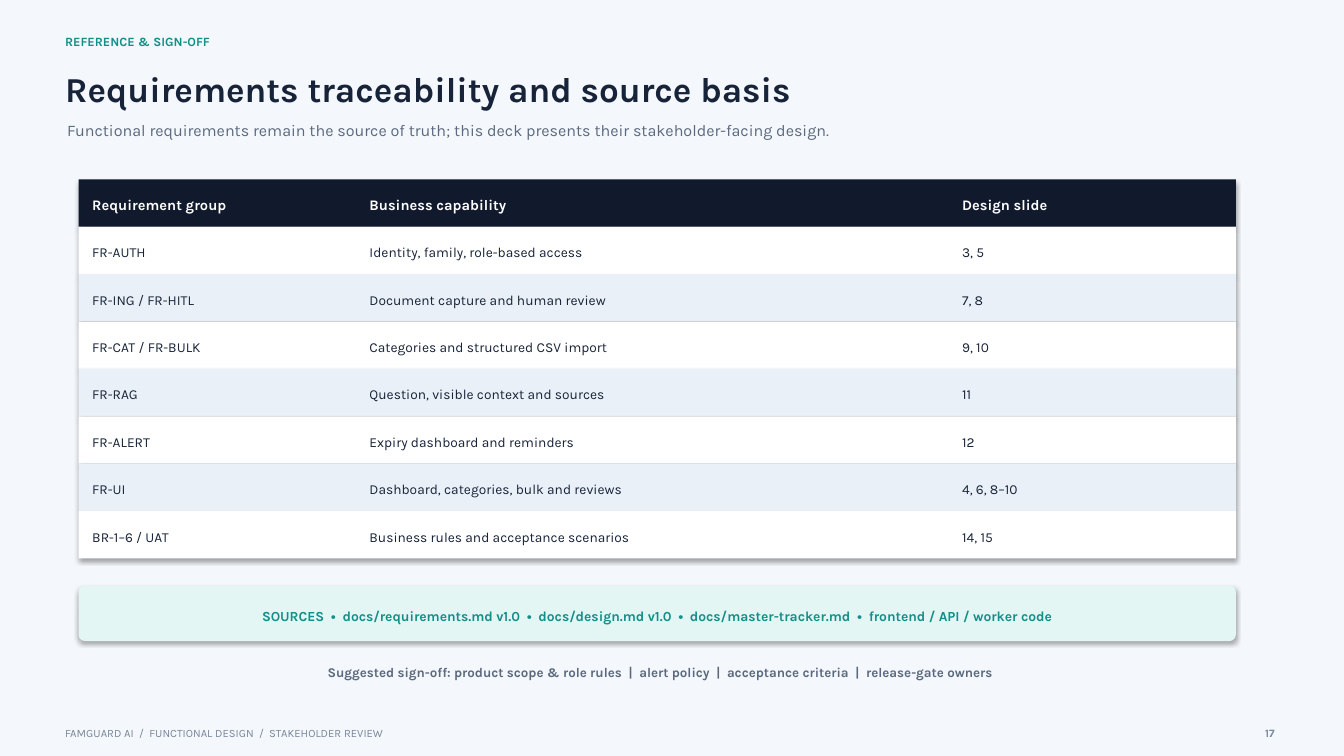
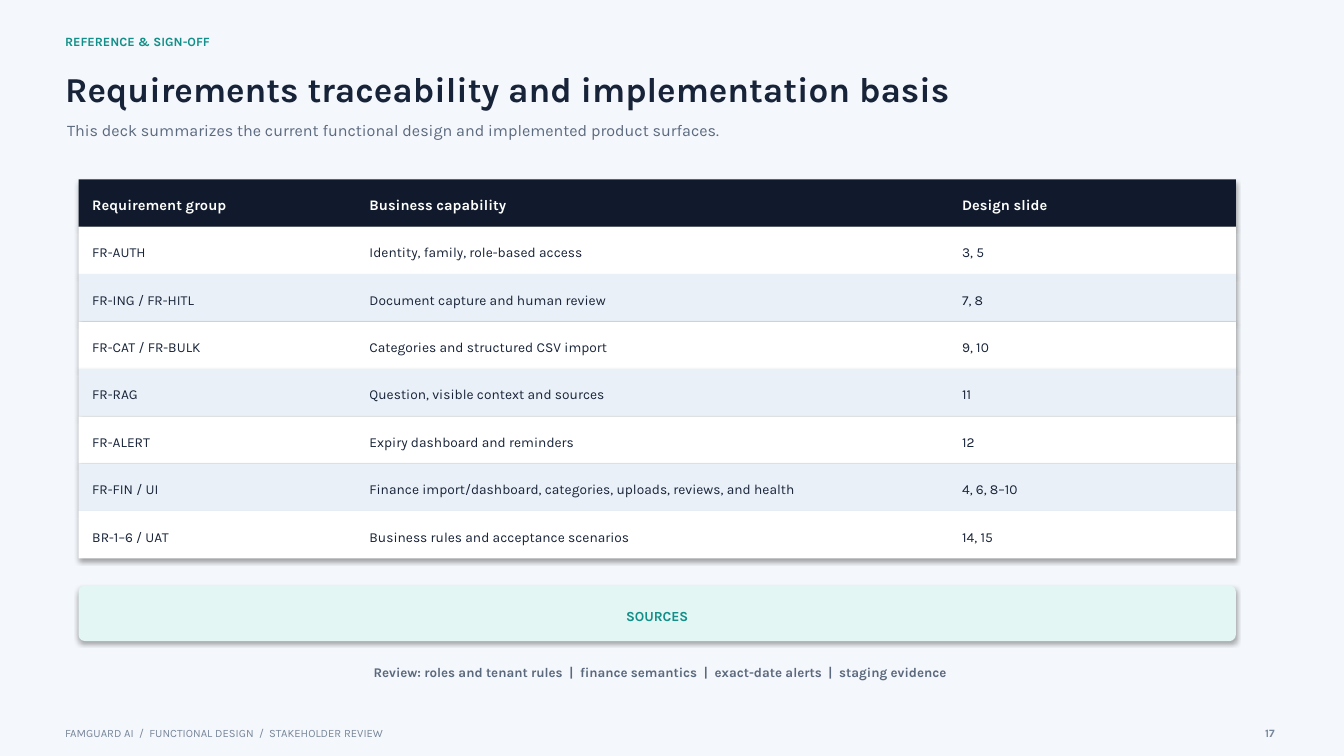
Before and after one commit to rajendranduraiswamy76-dev/FamGuard, a slide deck: slide 17 of docs/FamGuard-Functional-Design-Stakeholder.pptx. Drawn at 1344x756 pixels with LibreOffice and Linux fonts; fonts in the diff are those of the drawing. Boxes give left, top, right and bottom in pixels: in the first picture for what was removed or moved away, otherwise in the second. Text is boxed around its words. In the diff, an @@ line names an element or a change of style, - is before the commit and + after.

```diff
--- a/docs/FamGuard-Functional-Design-Stakeholder.pptx
+++ b/docs/FamGuard-Functional-Design-Stakeholder.pptx
@@ text at (65,77,949,111): text changed @@
-Requirements traceability and source basis
+Requirements traceability and implementation basis
@@ text at (67,125,719,140): text changed @@
-Functional requirements remain the source of truth; this deck presents their stakeholder-facing design.
+This deck summarizes the current functional design and implemented product surfaces.
@@ text at (92,485,159,494): text changed @@
-FR-UI
+FR-FIN / UI
@@ text at (369,484,794,498): text changed @@
-Dashboard, categories, bulk and reviews
+Finance import/dashboard, categories, uploads, reviews, and health
@@ text at (626,612,688,621): text changed @@
-SOURCES • docs/requirements.md v1.0 • docs/design.md v1.0 • docs/master-tracker.md • frontend / API / worker code
+SOURCES
@@ text at (374,667,947,681): text changed @@
-Suggested sign-off: product scope & role rules | alert policy | acceptance criteria | release-gate owners
+Review: roles and tenant rules | finance semantics | exact-date alerts | staging evidence
```
Also in this commit, not shown: 16 other slides changed, 1 other file.
